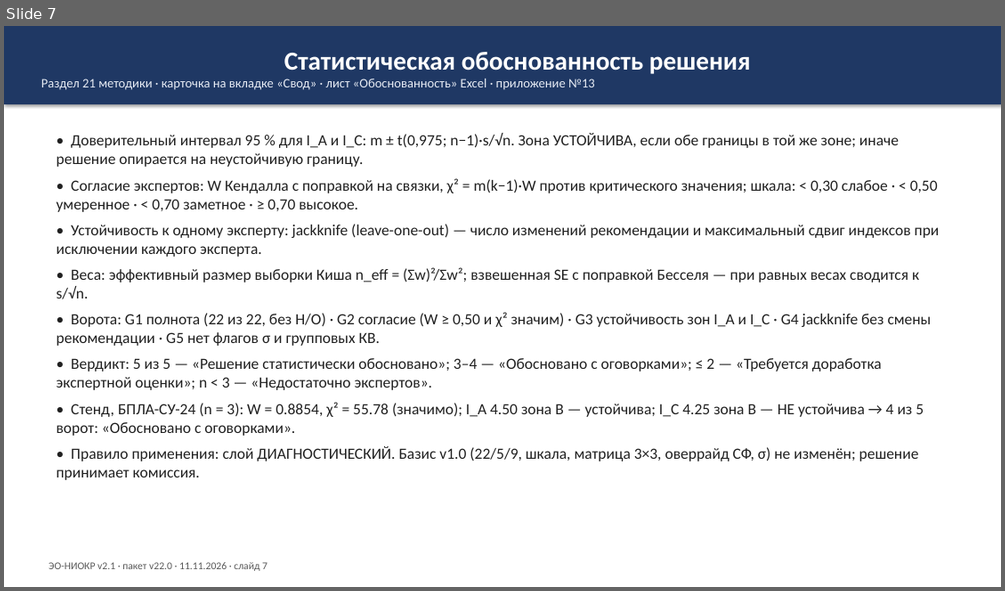
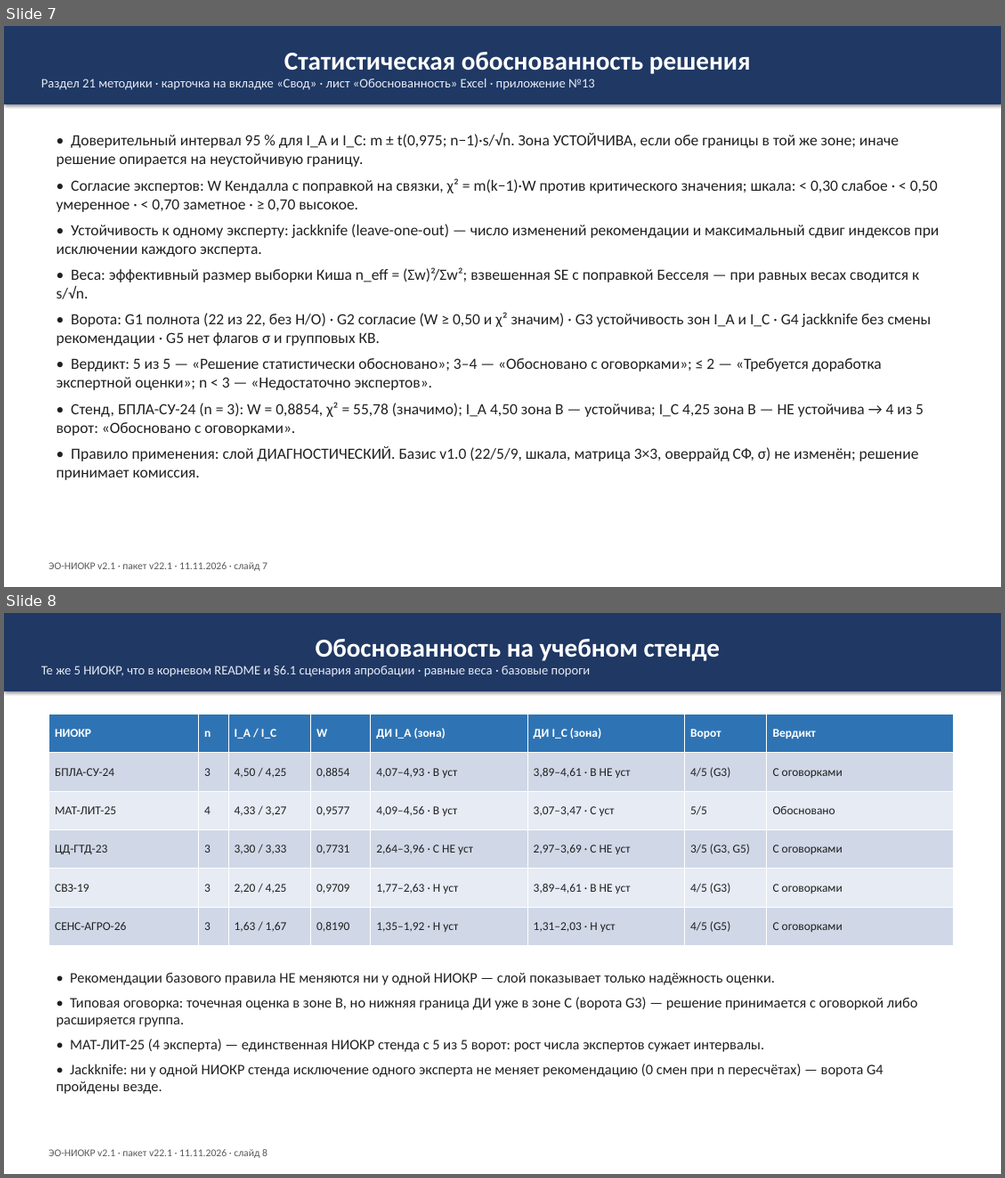
Before and after one commit to pomeshikov78-art/audit, a slide deck: output/12_Презентация_ЭО_НИОКР_v22.pptx. Shown one above the other, each under a label of ours: slide 7 before the commit, slides 7 and 8 after it. The pictures are 1005x591 and 1005x1178 pixels, drawn with LibreOffice and Linux fonts; fonts in the diff are those of the drawing. Boxes give left, top, right and bottom in pixels: in the first picture for what was removed or moved away, otherwise in the second. Text is boxed around its words. In the diff, an @@ line names an element or a change of style, - is before the commit and + after.

Commit message:
Этап 23 (v22.1): синхронизация информации пакета и запись в репозиторий
Сквозной аудит согласованности (scripts/_sync23_audit.py, только стандартная библиотека):
факты извлечены из OOXML/HTML/MD (19 листов Excel, 14 слайдов, 21 раздел и 13 приложений
методики, 18 колонок CSV, версия модели, идентичность снимку, числа стенда) и сверены
с утверждениями корневого README, итогового README, инструкции, сценария, презентации
и журнала версий. Итог: 116 проверок / 0 расхождений.

Устранено реальное рассогласование числового формата: генерируемые документы использовали
десятичную точку, остальной пакет - запятую. Введён форматтер ru_num() с защитой версий,
дат, номеров разделов и имён файлов; презентация и сценарий перегенерированы.
В презентацию добавлен слайд 'Обоснованность на учебном стенде' с таблицей по всем 5 НИОКР
(n, I_A/I_C, W, ДИ с зонами и устойчивостью, ворота, вердикт) - 14 слайдов; значения
синхронны с корневым README и §6.1 сценария.

Модель v22.0, Excel v22 (19 листов) и методика ЭО-НИОКР v2.1 НЕ изменялись.
Расчётные проверки этапа 22 в силе: test_v22.js 330/0, _qa22_probe.js 28/28,
verify_10_xlsx_22.py 338/0.

Обновлены: корневой README.md (журнал итераций + раздел синхронизации), итоговый README
(поставка v22.1), инструкция, VERSIONS.md (пункт 32).

```diff
--- a/output/12_Презентация_ЭО_НИОКР_v22.pptx
+++ b/output/12_Презентация_ЭО_НИОКР_v22.pptx
@@ slide 8 added at [4, 613, 1001, 1174], background #FFFFFF @@
@@ rectangle added at [4, 613, 1001, 691], fill #1F3864, 12.5 pt, text #E6EBF4 @@
+Обоснованность на учебном стенде
+Те же 5 НИОКР, что в корневом README и §6.1 сценария апробации · равные веса · базовые пороги
@@ table added at [48, 714, 954, 946], 6 rows, 8 columns @@
+НИОКР | n | I_A / I_C | W | ДИ I_A (зона) | ДИ I_C (зона) | Ворот | Вердикт
+БПЛА-СУ-24 | 3 | 4,50 / 4,25 | 0,8854 | 4,07–4,93 · В уст | 3,89–4,61 · В НЕ уст | 4/5 (G3) | С оговорками
+МАТ-ЛИТ-25 | 4 | 4,33 / 3,27 | 0,9577 | 4,09–4,56 · В уст | 3,07–3,47 · С уст | 5/5 | Обосновано
+ЦД-ГТД-23 | 3 | 3,30 / 3,33 | 0,7731 | 2,64–3,96 · С НЕ уст | 2,97–3,69 · С НЕ уст | 3/5 (G3, G5) | С оговорками
+СВЗ-19 | 3 | 2,20 / 4,25 | 0,9709 | 1,77–2,63 · Н уст | 3,89–4,61 · В НЕ уст | 4/5 (G3) | С оговорками
+СЕНС-АГРО-26 | 3 | 1,63 / 1,67 | 0,8190 | 1,35–1,92 · Н уст | 1,31–2,03 · Н уст | 4/5 (G5) | С оговорками
@@ text added at [57, 973, 918, 1094], 14 pt, text #202020 @@
+• Рекомендации базового правила НЕ меняются ни у одной НИОКР — слой показывает только надёжность оценки.
+• Типовая оговорка: точечная оценка в зоне В, но нижняя граница ДИ уже в зоне С (ворота G3) — решение принимается с оговоркой либо расширяется группа.
+• МАТ-ЛИТ-25 (4 эксперта) — единственная НИОКР стенда с 5 из 5 ворот: рост числа экспертов сужает интервалы.
+• Jackknife: ни у одной НИОКР стенда исключение одного эксперта не меняет рекомендацию (0 смен при n пересчётах) — ворота G4 пройдены везде.
@@ text added at [48, 1149, 267, 1158], 10 pt, text #595959 @@
+ЭО-НИОКР v2.1 · пакет v22.1 · 11.11.2026 · слайд 8
@@ slide 7 changed as well @@
@@ text at [57, 402, 923, 435]: text changed @@
-• Стенд, БПЛА-СУ-24 (n = 3): W = 0.8854, χ² = 55.78 (значимо); I_A 4.50 зона В — устойчива; I_C 4.25 зона В — НЕ устойчива → 4 из 5 ворот: «Обосновано с оговорками».
+• Стенд, БПЛА-СУ-24 (n = 3): W = 0,8854, χ² = 55,78 (значимо); I_A 4,50 зона В — устойчива; I_C 4,25 зона В — НЕ устойчива → 4 из 5 ворот: «Обосновано с оговорками».
@@ text at [48, 562, 267, 571]: text changed @@
-ЭО-НИОКР v2.1 · пакет v22.0 · 11.11.2026 · слайд 7
+ЭО-НИОКР v2.1 · пакет v22.1 · 11.11.2026 · слайд 7
```
Also in this commit, not shown: 12 other slides changed, 11 other files.
